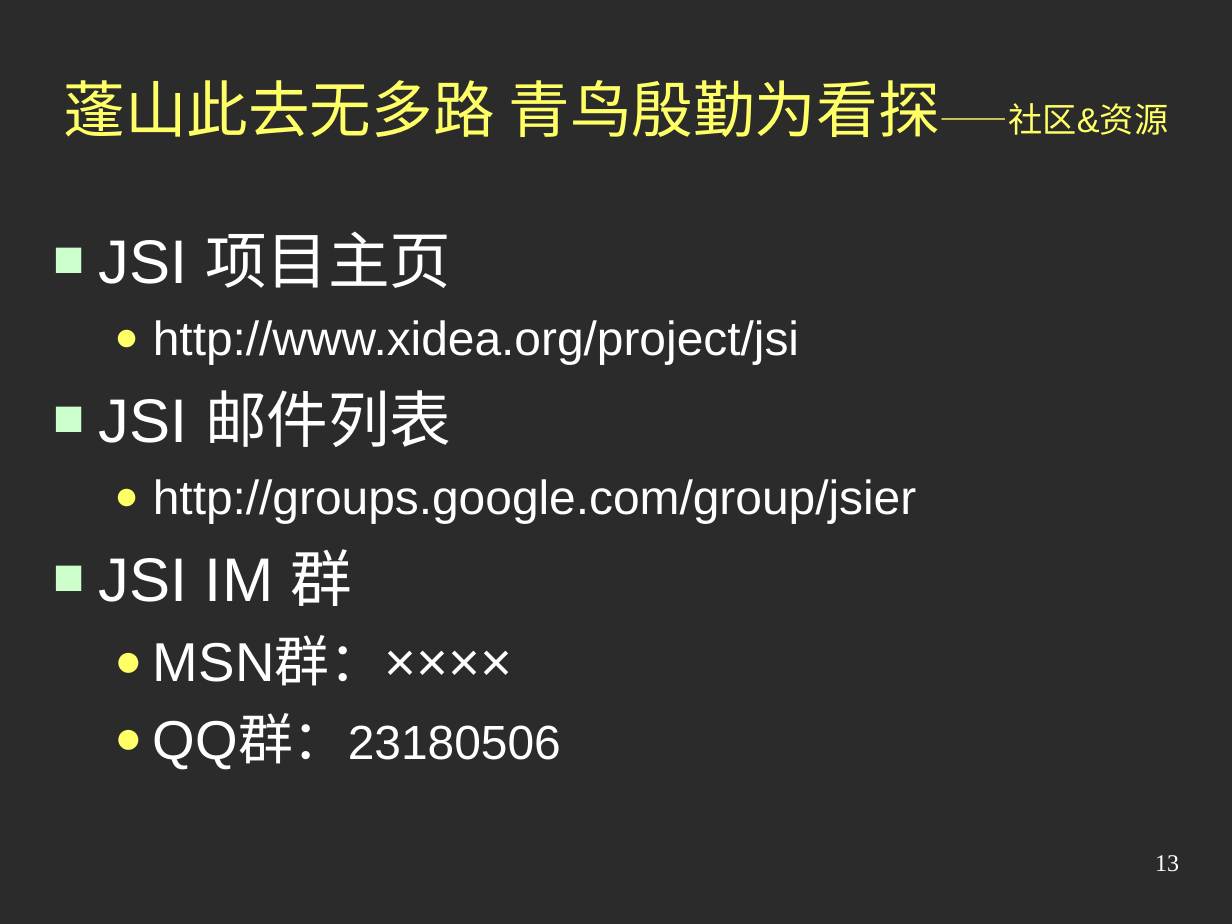
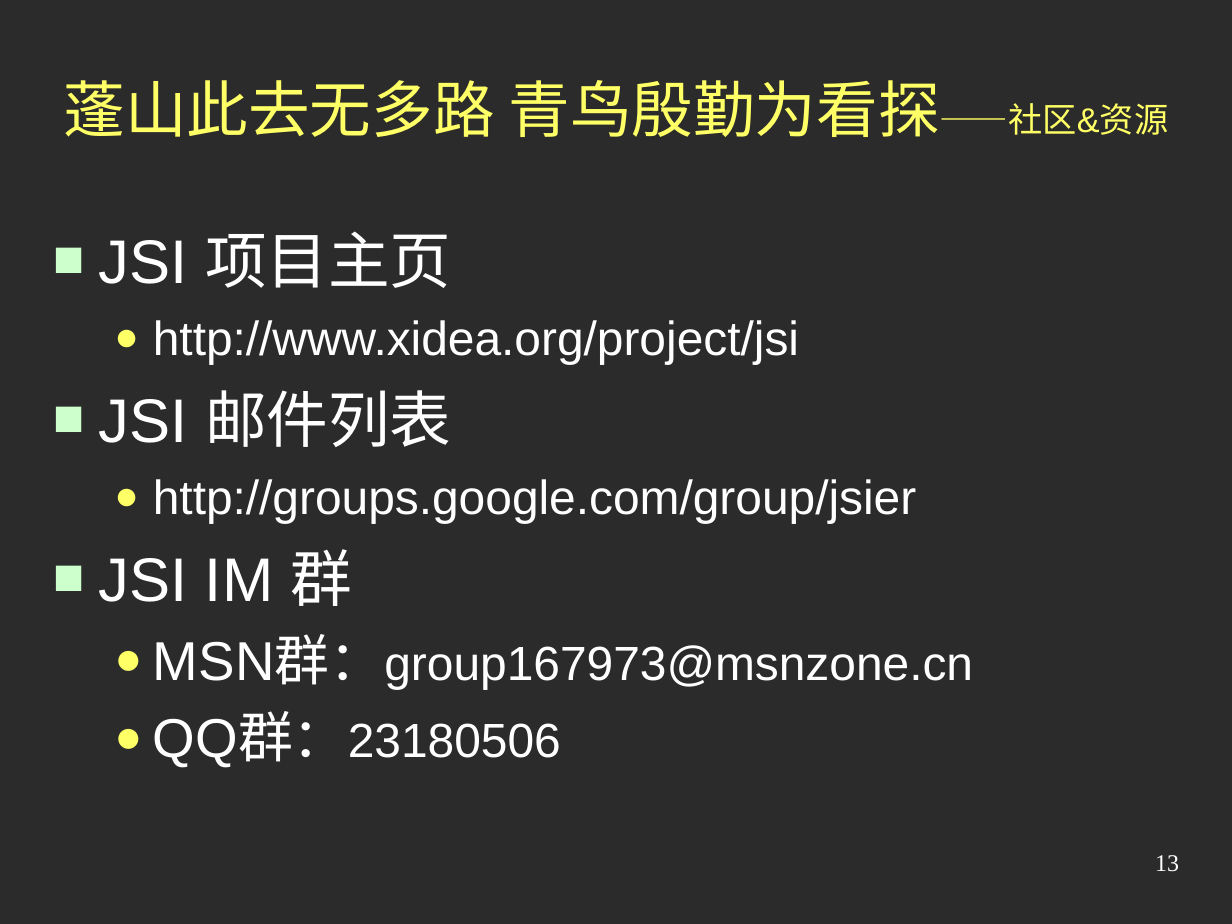
Before and after one commit to jindw/jsi, a slide deck: slide 13 of trunk/JSI2/web/doc/Preview2.ppt. Drawn at 1232x924 pixels with LibreOffice and Linux fonts; fonts in the diff are those of the drawing; background and template pictures are left out; a plain dark background stands for a picture behind light text. Boxes give left, top, right and bottom in pixels: in the first picture for what was removed or moved away, otherwise in the second. Text is boxed around its words. In the diff, an @@ line names an element or a change of style, - is before the commit and + after.

```diff
--- a/trunk/JSI2/web/doc/Preview2.ppt
+++ b/trunk/JSI2/web/doc/Preview2.ppt
@@ text at (x1=153, y1=637, x2=973, y2=689): text changed; size 32 to 28 pt @@
-  ● MSN群：××××
+  ● MSN群：group167973@msnzone.cn
```
Also in this commit, not shown: 4 other slides changed.
